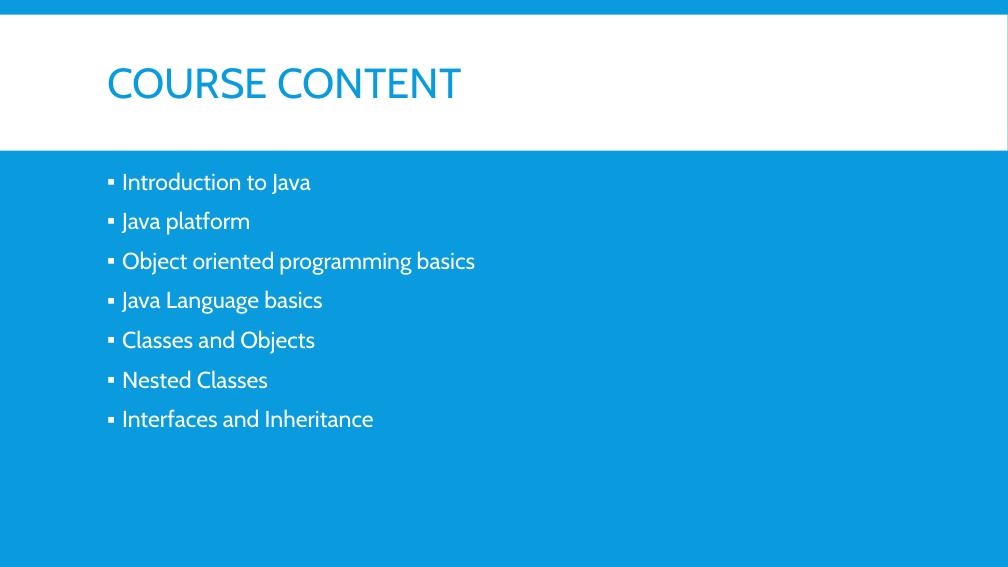
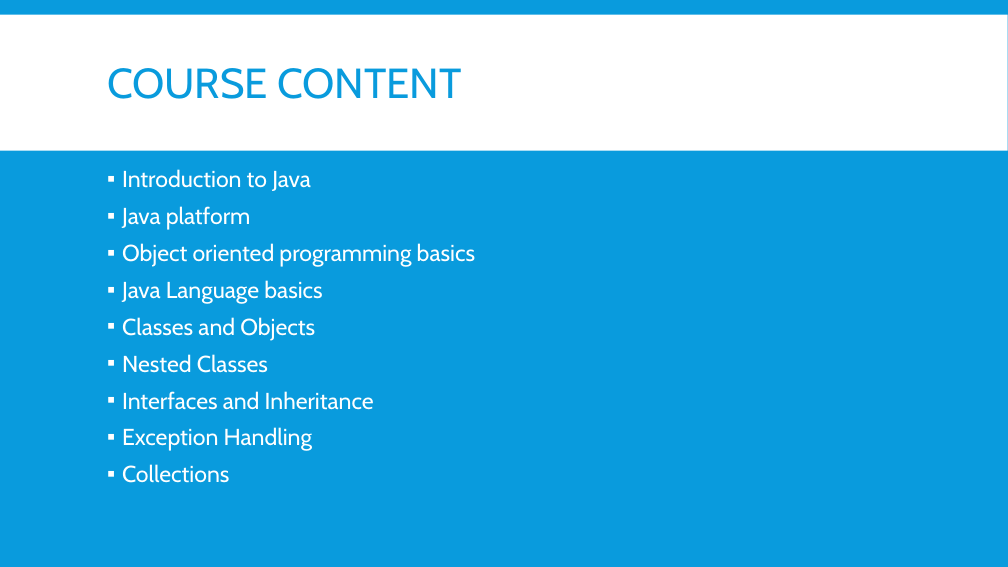
Before and after one commit to nmsgit1234/TechnicalDocs, a slide deck: slide 2 of training/core_java/1_Training_CoreJava_Introduction.pptx. Drawn at 1008x567 pixels with LibreOffice and Linux fonts; fonts in the diff are those of the drawing. Boxes give left, top, right and bottom in pixels: in the first picture for what was removed or moved away, otherwise in the second. Text is boxed around its words. In the diff, an @@ line names an element or a change of style, - is before the commit and + after.

Commit message:
Updated for exception

```diff
--- a/training/core_java/1_Training_CoreJava_Introduction.pptx
+++ b/training/core_java/1_Training_CoreJava_Introduction.pptx
@@ text at [122,169,475,410]: line spacing 0.9 to 0.8 @@
@@ text at [122,427,312,483]: paragraphs added @@
+▪ Exception Handling
+▪ Collections
```
Also in this commit, not shown: 7 other files.
